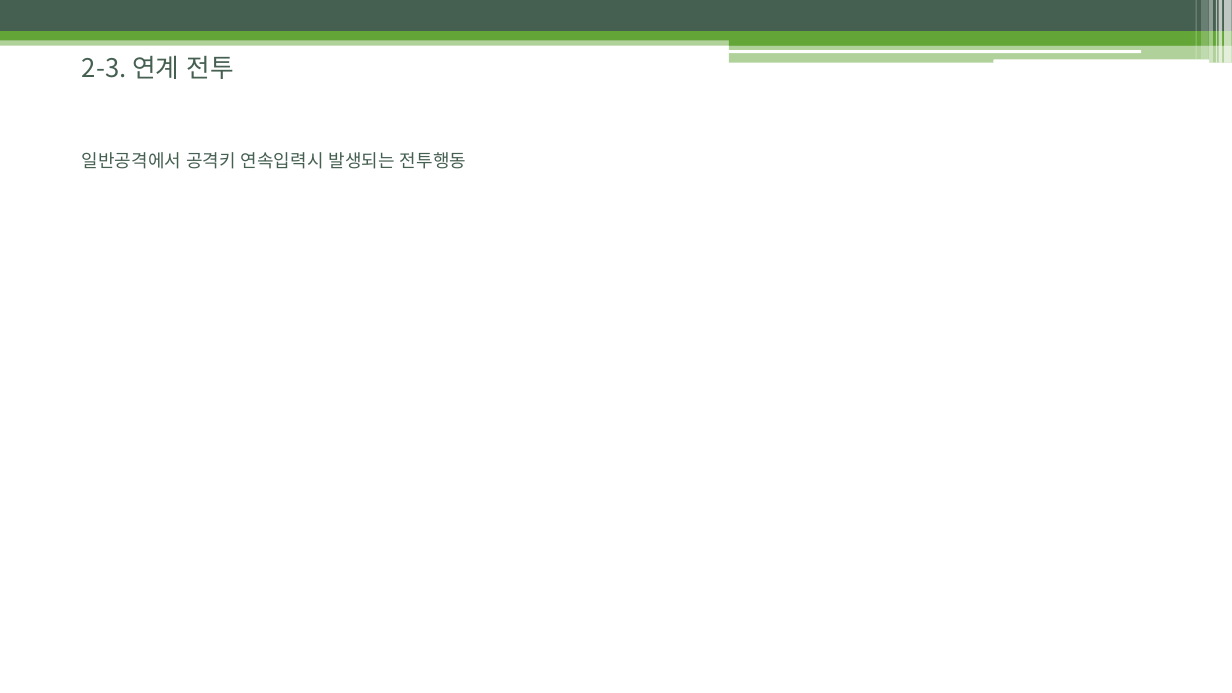
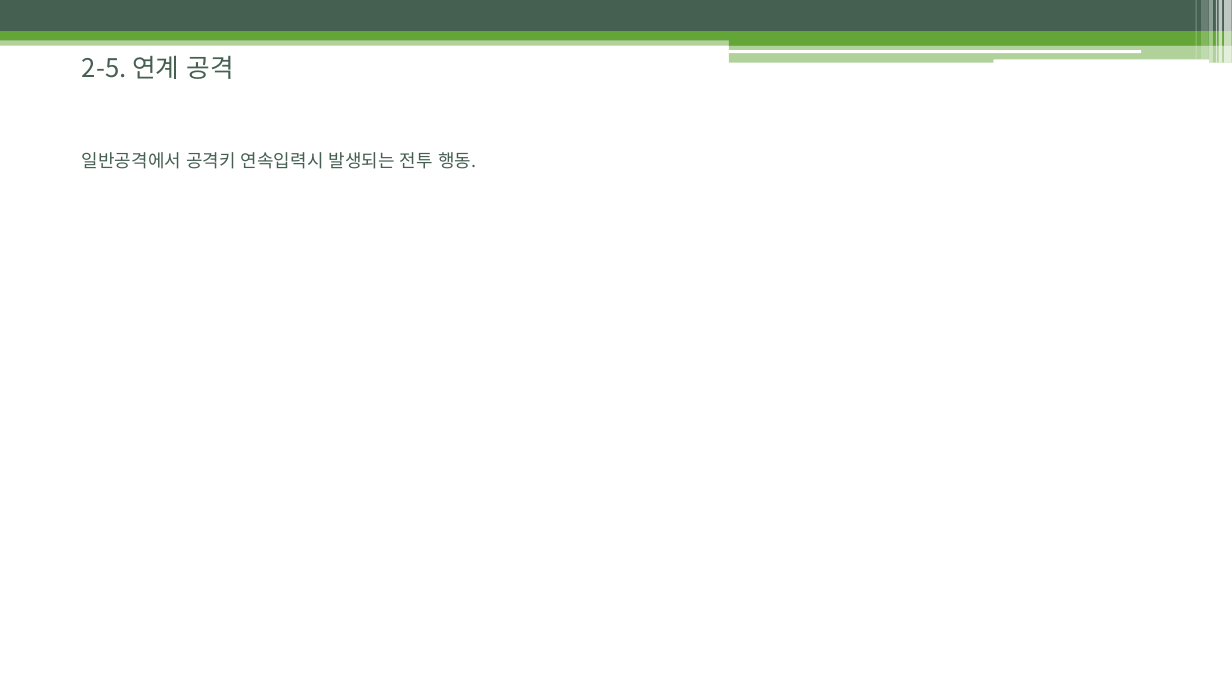
Before and after one commit to uknim2000/TIL, a slide deck: slide 12 of 003_게임기획서/노비의모험_전투시스템_김병훈_v001_200122.pptx (slide 10 before the commit). Drawn at 1232x693 pixels with LibreOffice and Linux fonts; fonts in the diff are those of the drawing. Boxes give left, top, right and bottom in pixels: in the first picture for what was removed or moved away, otherwise in the second. Text is boxed around its words. In the diff, an @@ line names an element or a change of style, - is before the commit and + after.

```diff
--- a/003_게임기획서/노비의모험_전투시스템_김병훈_v001_200122.pptx
+++ b/003_게임기획서/노비의모험_전투시스템_김병훈_v001_200122.pptx
@@ title at (82,55,234,79): text changed @@
-2-3. 연계 전투
+2-5. 연계 공격
@@ text at (82,152,477,169): text changed @@
-일반공격에서 공격키 연속입력시 발생되는 전투행동
+일반공격에서 공격키 연속입력시 발생되는 전투 행동.
```
Also in this commit, not shown: 9 other slides changed, 2 slides added, 1 slide removed.
